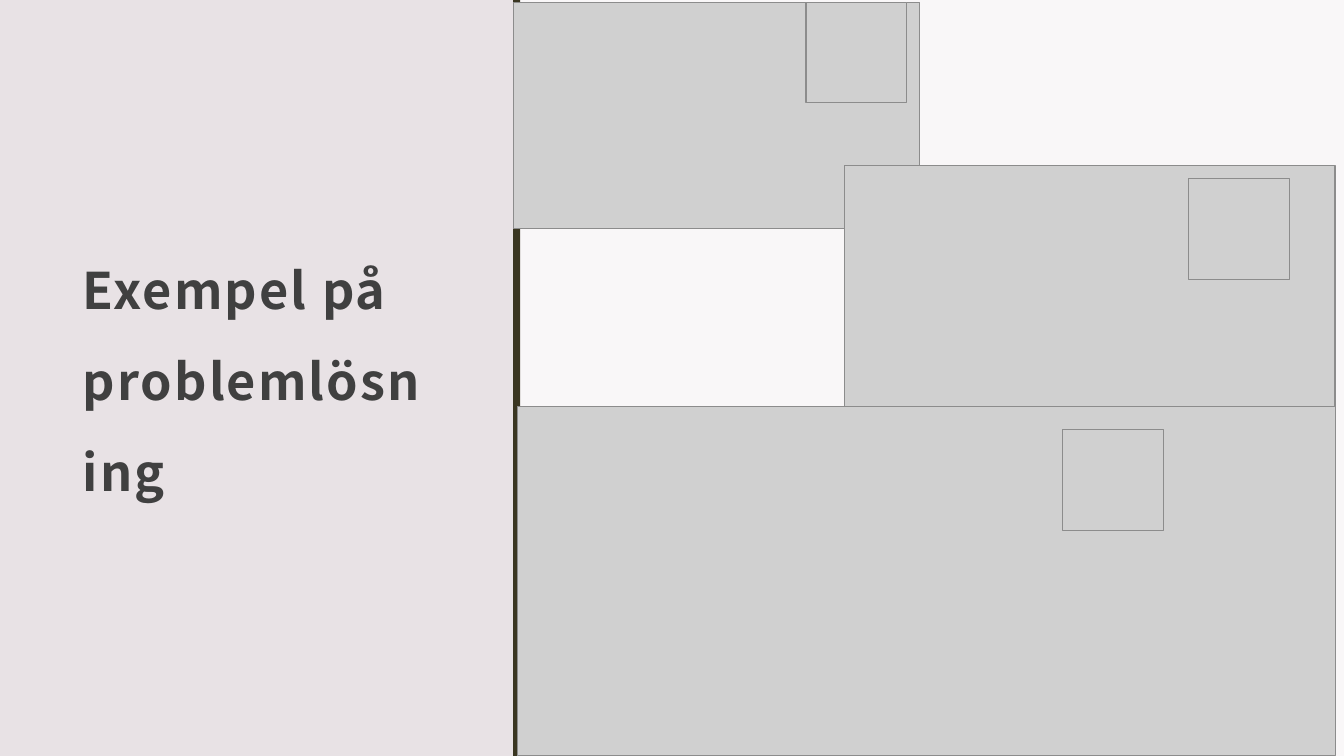
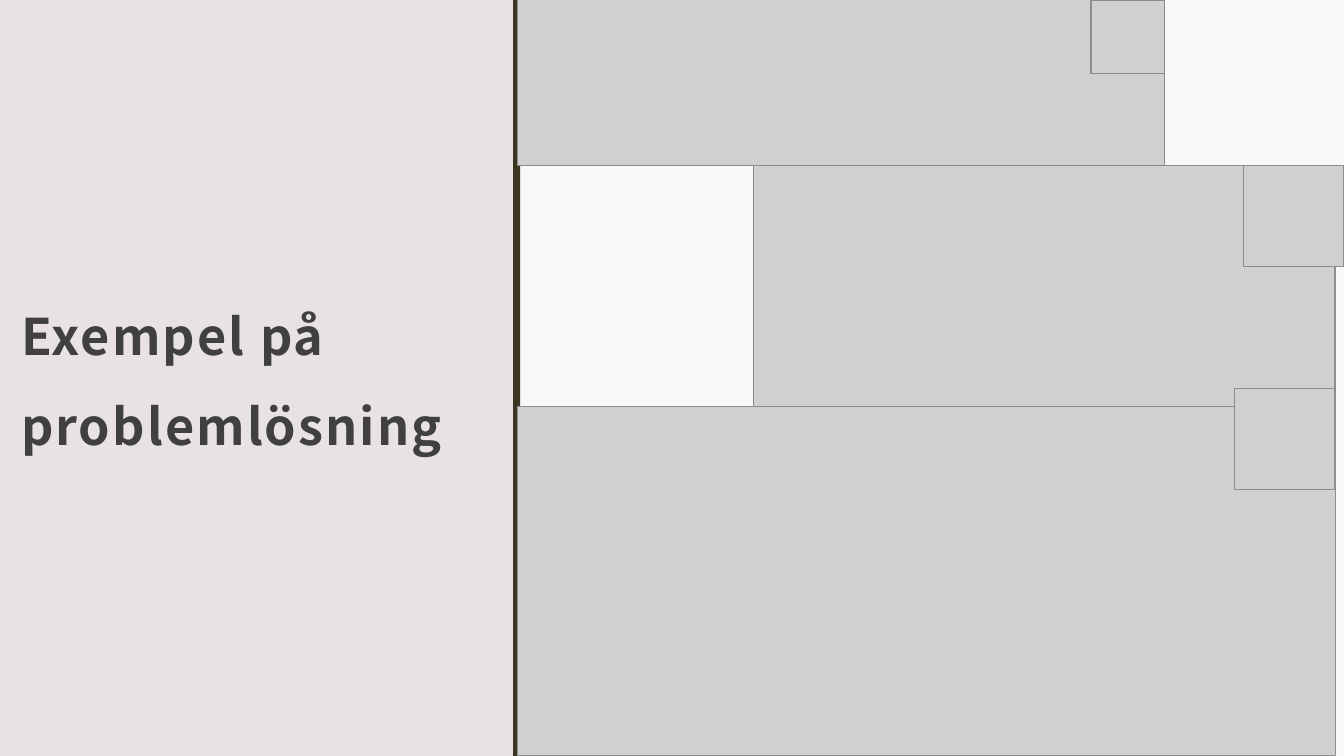
Before and after one commit to OPA20-teamwork/Smart-note-FRONTEND---BACKEND, a slide deck: slide 6 of Grupp 7 powerpoint.pptx. Drawn at 1344x756 pixels with LibreOffice and Linux fonts; fonts in the diff are those of the drawing; grey boxes stand for pictures. Boxes give left, top, right and bottom in pixels: in the first picture for what was removed or moved away, otherwise in the second. Text is boxed around its words. In the diff, an @@ line names an element or a change of style, - is before the commit and + after.

```diff
--- a/Grupp 7 powerpoint.pptx
+++ b/Grupp 7 powerpoint.pptx
@@ picture removed at <box>513,2,920,229</box> @@
@@ picture added at <box>517,0,1165,166</box> @@
@@ picture: place and size @@
-picture at <box>807,2,907,103</box>
+picture at <box>1091,0,1165,74</box>
@@ title "Exempel på problemlösning" rewrapped from <box>83,265,386,320</box> to <box>21,311,441,457</box> @@
@@ picture: place and size @@
-picture at <box>845,166,1335,407</box>
+picture at <box>754,166,1336,407</box>
@@ picture: place and size @@
-picture at <box>1189,178,1290,279</box>
+picture at <box>1243,166,1344,267</box>
@@ picture: place and size @@
-picture at <box>1063,431,1164,531</box>
+picture at <box>1234,388,1335,489</box>
```
Also in this commit, not shown: 4 other slides changed, 1 slide removed, 14 other files.
